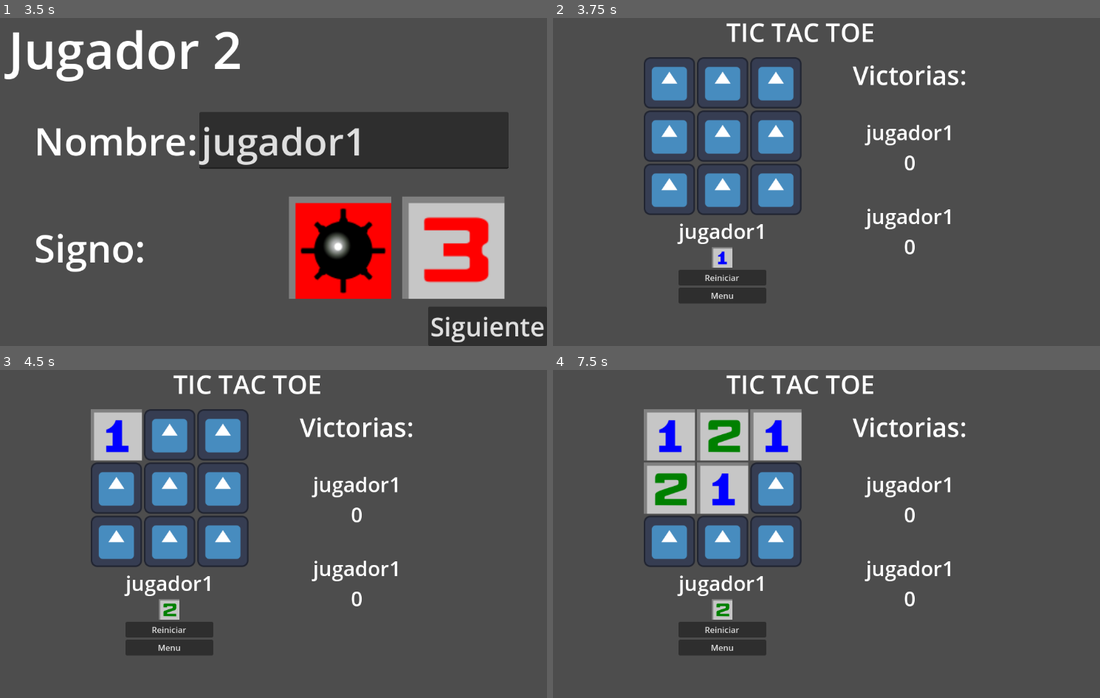
Above: before the commit, frames 1-4 (two rows, left to right).
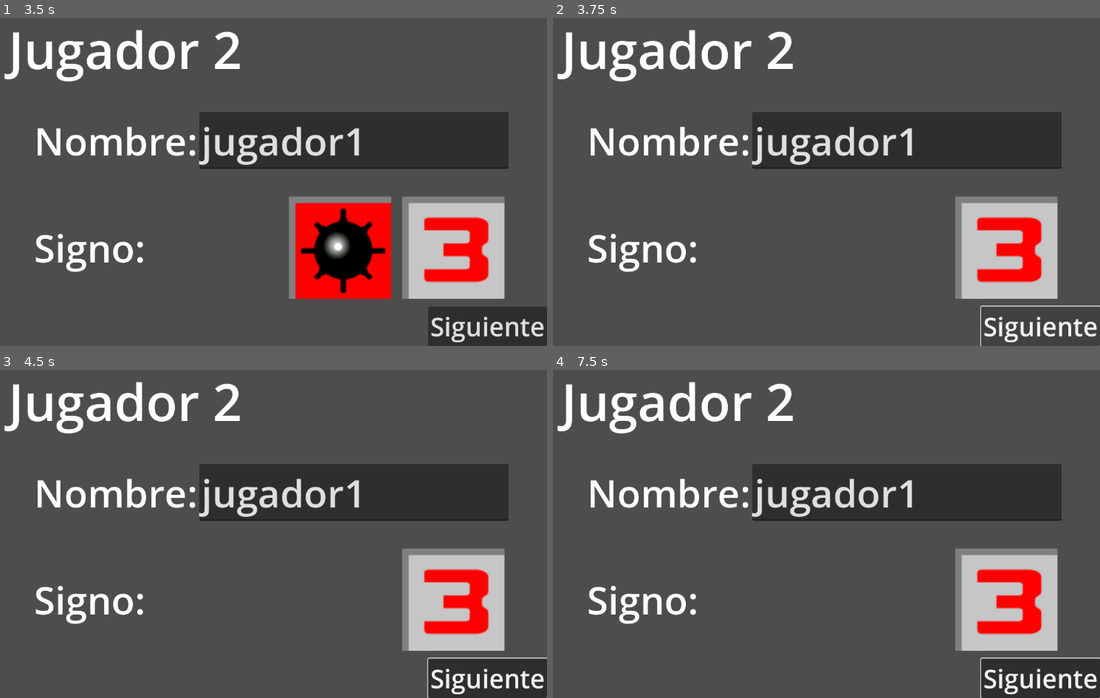
Above: after the commit, the same moments.

Repository: ImTheo/Minesweeper-TicTacToe-Godot
Game: Godot game, scene res://Screens/MainMenu/MainMenu.tscn
Two runs of this game, one before a commit and one after it. Both use one fixed random seed, a clock stepped at 60 frames per second and the inputs below. The engine's default icon, where the game draws it, is replaced by a stand-in: a white triangle on a blue panel in a dark square.
Inputs (mouse positions are in pixels of both pictures, inside the frame that each line leads up to):
- Up to frame 1 (3.5 s): click "TicTacToe" at 0.5 s; click (224, 247) at 1.27 s; click "Siguiente" at 2 s; click (339, 247) at 2.77 s
- Up to frame 2 (3.75 s): click "Siguiente" at 3.5 s
- Up to frame 3 (4.5 s): click (114, 435) at 4.27 s
- Up to frame 4 (7.5 s): click (722, 435) at 5.02 s; click (777, 435) at 5.77 s; click (667, 488) at 6.52 s; click (722, 488) at 7.27 s

Frame 1 is identical in both runs. In frame 2, 29% of the frame differs, in the area x 0-100%, y 1-100%; in frame 3, 32%; in frame 4, 34%.
Error after the commit: Parse Error: Function "set_game_board_player_stats()" not found in base self. (res://Screens/TicTacToe/TicTacToe.gd:12)

Commit message:
refactor code

Diff:
--- a/Screens/TicTacToe/TicTacToe.gd
+++ b/Screens/TicTacToe/TicTacToe.gd
@@ -1,68 +1,39 @@
 class_name TicTaeToe
 extends Control
 
-@onready var is_first_player_turn := true
-@onready var board_map:Array = [-1,-1,-1,-1,-1,-1,-1,-1,-1]
+var is_first_player_turn := true
+var board_map:Array[int] = [-1,-1,-1,-1,-1,-1,-1,-1,-1]
 var players:Array[Player]
 var winning_lines:Array
+const TIC_TAC_TOE_CELLS = 9
+const CELL = preload("res://Components/Cell/Cell.tscn")
 
 func _ready():
-	set_game_board_stats()
-	winning_lines = calculate_winning_lines(sqrt(board_map.size()))
+	set_game_board_player_stats()
+	update_winning_lines(sqrt(board_map.size()))
+	instanciate_cells()
 
-	for i in range(%GridContainer_TicTacToe.get_child_count()):
-		(%GridContainer_TicTacToe.get_child(i) as Cell).connect("cell_pressed_signal",cell_pressed)
+func instanciate_cells():
+	var cell:Cell
+	for i in range(TIC_TAC_TOE_CELLS):
+		cell = CELL.instantiate()
+		cell.connect("cell_pressed_signal",cell_pressed)
+		%GridContainer_TicTacToe.add_child(cell)
 
-func calculate_winning_lines(board_size: int) -> Array:
-	var res = []
-
-	# Rows
-	for i in range(board_size):
-		var row = []
-		for j in range(board_size):
-			row.append(i * board_size + j)
-		res.append(row)
-
-	# Columns
-	for i in range(board_size):
-		var column = []
-		for j in range(board_size):
-			column.append(j * board_size + i)
-		res.append(column)
-
-	# Diagonal top-left to bottom-right
-	var diagonal1 = []
-	for i in range(board_size):
-		diagonal1.append(i * board_size + i)
-	res.append(diagonal1)
-
-	# Diagonal top-right to bottom-left
-	var diagonal2 = []
-	for i in range(board_size):
-		diagonal2.append((i + 1) * (board_size - 1))
-	res.append(diagonal2)
-
-	return res
-
-func set_game_board_stats():
+func update_game_board_player_stats():
 	(%TextureRect_currentPlayer as TextureRect).texture = load(players[0].texture_path)
 	(%Label_turn as Label).text = players[0].name
+
 	(%Label_player_1 as Label).text = players[0].name
 	(%Label_player1_streak as Label).text = str(players[0].wins)
 	(%Label_player_2 as Label).text = players[1].name
 	(%Label_player2_streak as Label).text = str(players[1].wins)
 
-#tile index is 0 to 8 representing the 3x3 matrix
-func change_turn(tile_index:int):
-	update_turns_map(tile_index)
-	if is_winner():
-		%Label_turn.text += " Ganador"
-		increase_win_streak()
-		return
-	if is_draw():
-		%Label_turn.text = "Empate"
-		return
+func change_turn(cell_index:int):
 	is_first_player_turn = !is_first_player_turn
+	update_current_player()
+
+func update_current_player():
 	if is_first_player_turn:
 		%TextureRect_currentPlayer.texture = load(players[0].texture_path)
 		(%Label_turn as Label).text = players[0].name
@@ -70,13 +41,13 @@
 		%TextureRect_currentPlayer.texture = load(players[1].texture_path)
 		(%Label_turn as Label).text = players[1].name
 
-func update_turns_map(tile_index):
+func update_board_map(cell_index):
 	if is_first_player_turn:
-		board_map[tile_index] = 1
+		board_map[cell_index] = 1
 	else:
-		board_map[tile_index] = 0
+		board_map[cell_index] = 0
 
-func is_draw():
+func is_draw()->bool:
 	if not board_map.has(-1):
 		return true
 	return false
@@ -87,10 +58,9 @@
 	else:
 		players[1].increase_win()
 
-func is_winner():
+func is_winner()->bool:
 	for line in winning_lines:
 		if board_map[line[0]] != -1 and board_map[line[0]] == board_map[line[1]] and board_map[line[1]] == board_map[line[2]]:
-			end_game()
 			return true
 	return false
 
@@ -98,16 +68,29 @@
 	for cell:Cell in %GridContainer_TicTacToe.get_children():
 		cell.disabled = true
 
-func game_ended():
+func cell_pressed(cell:Cell):
+	update_texture(cell)
+	update_board_map(cell.get_index())
+	if not is_game_over():
+		change_turn(cell.get_index())
+	else:
+		end_game()
+
+func is_game_over()->bool:
+	if is_winner():
+		%Label_turn.text += " Ganador"
+		increase_win_streak()
+		return true
+	if is_draw():
+		%Label_turn.text = "Empate"
+		return true
 	return false
 
-func cell_pressed(node:Cell):
-	#print(node.get_index())
+func update_texture(cell:Cell):
 	if is_first_player_turn:
-		node.update_tile(players[0].texture_path)
+		cell.update_tile(players[0].texture_path)
 	else:
-		node.update_tile(players[1].texture_path)
-	change_turn(node.get_index())
+		cell.update_tile(players[1].texture_path)
 
 func _on_button_pressed():
 	var tic_tac_toe = preload("res://Screens/TicTacToe/TicTacToe.tscn")
@@ -119,3 +102,30 @@
 func _on_button_return_pressed():
 	self.queue_free()
 	get_tree().change_scene_to_file("res://Screens/MainMenu/MainMenu.tscn")
+
+func update_winning_lines(board_size: int):
+	# Rows
+	for i in range(board_size):
+		var row = []
+		for j in range(board_size):
+			row.append(i * board_size + j)
+		winning_lines.append(row)
+
+	# Columns
+	for i in range(board_size):
+		var column = []
+		for j in range(board_size):
+			column.append(j * board_size + i)
+		winning_lines.append(column)
+
+	# Diagonal top-left to bottom-right
+	var diagonal1 = []
+	for i in range(board_size):
+		diagonal1.append(i * board_size + i)
+	winning_lines.append(diagonal1)
+
+	# Diagonal top-right to bottom-left
+	var diagonal2 = []
+	for i in range(board_size):
+		diagonal2.append((i + 1) * (board_size - 1))
+	winning_lines.append(diagonal2)
--- a/Screens/TicTacToe/TicTacToe.tscn
+++ b/Screens/TicTacToe/TicTacToe.tscn
@@ -1,7 +1,6 @@
-[gd_scene load_steps=4 format=3 uid="uid://cch2g4nm34cma"]
+[gd_scene load_steps=3 format=3 uid="uid://cch2g4nm34cma"]
 
 [ext_resource type="Script" path="res://Screens/TicTacToe/TicTacToe.gd" id="1_144f3"]
-[ext_resource type="PackedScene" uid="uid://d3cwpywine331" path="res://Components/Cell/Cell.tscn" id="2_04qj7"]
 [ext_resource type="Texture2D" uid="uid://dhkfjvy0ymv7o" path="res://Screens/TicTacToe/Assets/X-22.png" id="3_55k0m"]
 
 [node name="TicTacToe" type="Control"]
@@ -47,34 +46,6 @@
 unique_name_in_owner = true
 layout_mode = 2
 columns = 3
-
-[node name="cell1" parent="HBoxContainer/VBoxContainer/GridContainer_TicTacToe" instance=ExtResource("2_04qj7")]
-layout_mode = 2
-
-[node name="cell2" parent="HBoxContainer/VBoxContainer/GridContainer_TicTacToe" instance=ExtResource("2_04qj7")]
-layout_mode = 2
-
-[node name="cell3" parent="HBoxContainer/VBoxContainer/GridContainer_TicTacToe" instance=ExtResource("2_04qj7")]
-layout_mode = 2
-
-[node name="cell4" parent="HBoxContainer/VBoxContainer/GridContainer_TicTacToe" instance=ExtResource("2_04qj7")]
-layout_mode = 2
-
-[node name="cell5" parent="HBoxContainer/VBoxContainer/GridContainer_TicTacToe" instance=ExtResource("2_04qj7")]
-layout_mode = 2
-
-[node name="cell6" parent="HBoxContainer/VBoxContainer/GridContainer_TicTacToe" instance=ExtResource("2_04qj7")]
-layout_mode = 2
-
-[node name="cell7" parent="HBoxContainer/VBoxContainer/GridContainer_TicTacToe" instance=ExtResource("2_04qj7")]
-layout_mode = 2
-
-[node name="cell8" parent="HBoxContainer/VBoxContainer/GridContainer_TicTacToe" instance=ExtResource("2_04qj7")]
-layout_mode = 2
-
-[node name="cell9" parent="HBoxContainer/VBoxContainer/GridContainer_TicTacToe" instance=ExtResource("2_04qj7")]
-layout_mode = 2
-metadata/tile = 8
 
 [node name="VBoxContainer_infoBox" type="VBoxContainer" parent="HBoxContainer/VBoxContainer"]
 layout_mode = 2
